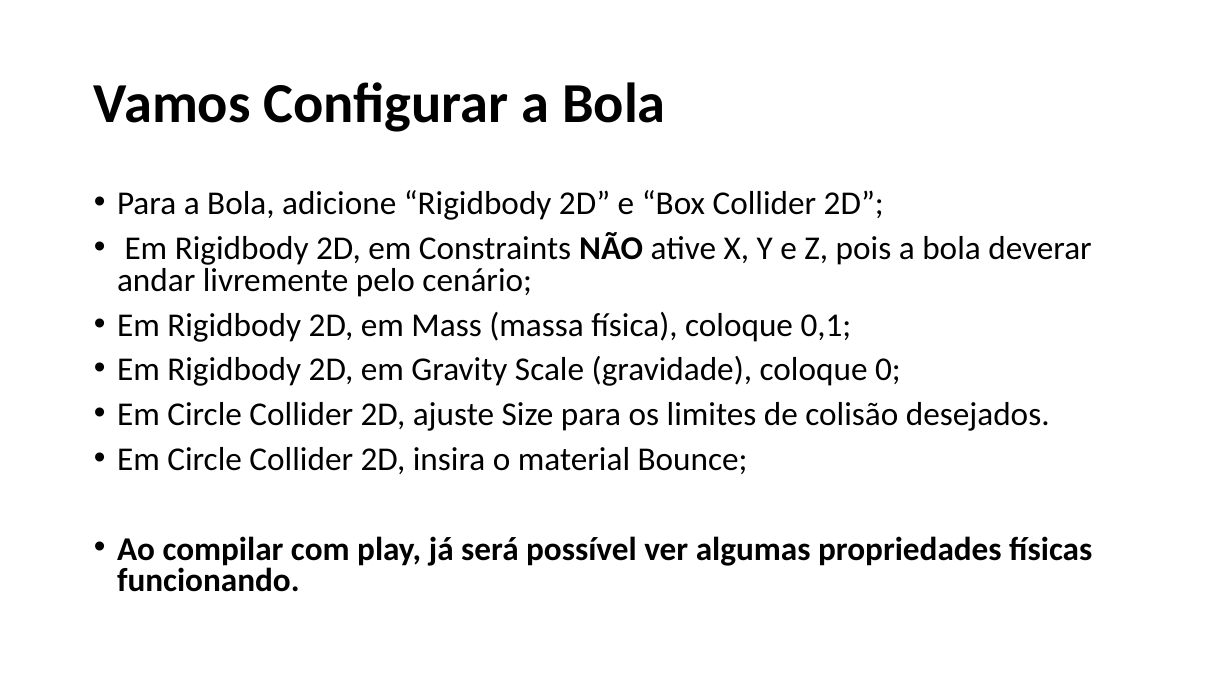
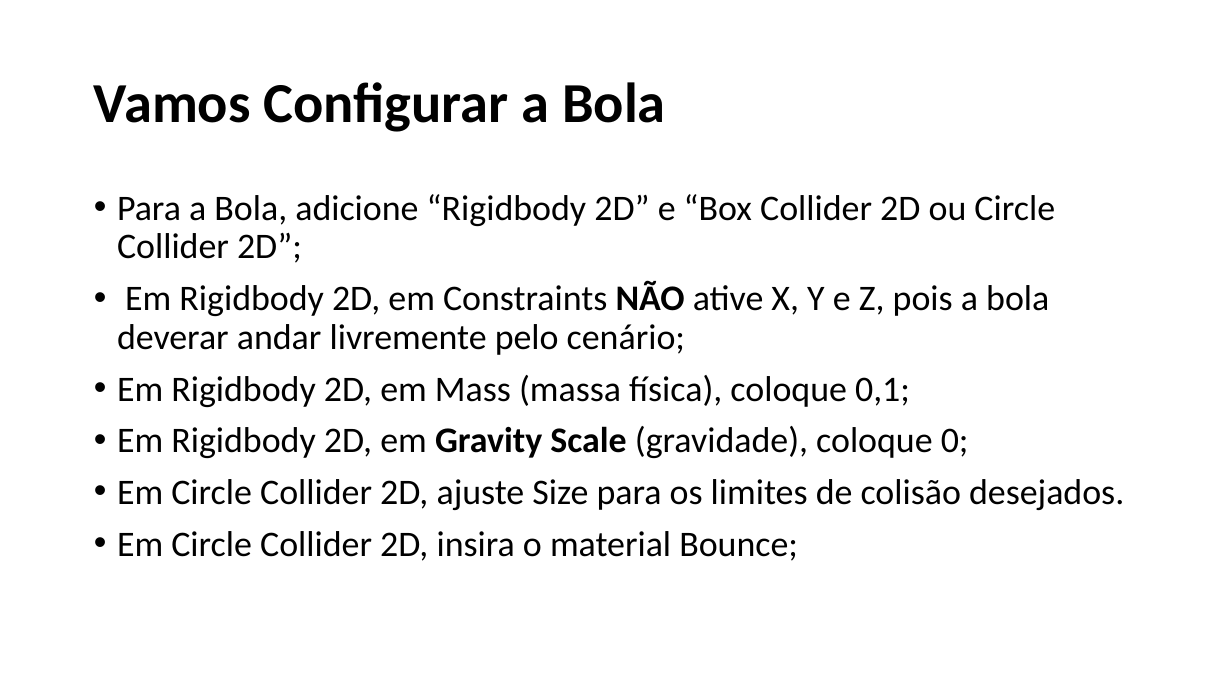
Before and after one commit to fmflavio/page, a slide deck: slide 14 of downloads/Arcanoid Generico.pptx (slide 13 before the commit). Drawn at 1232x693 pixels with LibreOffice and Linux fonts; fonts in the diff are those of the drawing. Boxes give left, top, right and bottom in pixels: in the first picture for what was removed or moved away, otherwise in the second. Text is boxed around its words. In the diff, an @@ line names an element or a change of style, - is before the commit and + after.

```diff
--- a/downloads/Arcanoid Generico.pptx
+++ b/downloads/Arcanoid Generico.pptx
@@ text at box(117, 194, 1055, 263): text changed; size 25.9 to 28 pt @@
-• Para a Bola, adicione “Rigidbody 2D” e “Box Collider 2D”;
+• Para a Bola, adicione “Rigidbody 2D” e “Box Collider 2D ou Circle Collider 2D”;
@@ text at box(117, 280, 1124, 561): size 25.9 to 28 pt in "Em Rigidbody 2D, em Constraints NÃO ative ...", "Em Rigidbody 2D, em Mass (massa física), ...", "Em Rigidbody 2D, em Gravity Scale (gravidade), ...", "Em Circle Collider 2D, ajuste Size para ..." and 1 more places; bold on in "Gravity Scale"; line spacing 0.8 to 0.9 @@
@@ text at box(117, 536, 1092, 592): paragraph removed @@
-• Ao compilar com play, já será possível ver algumas propriedades físicas funcionando.
```
Also in this commit, not shown: 9 other slides changed, 1 slide added, 2 other files.
